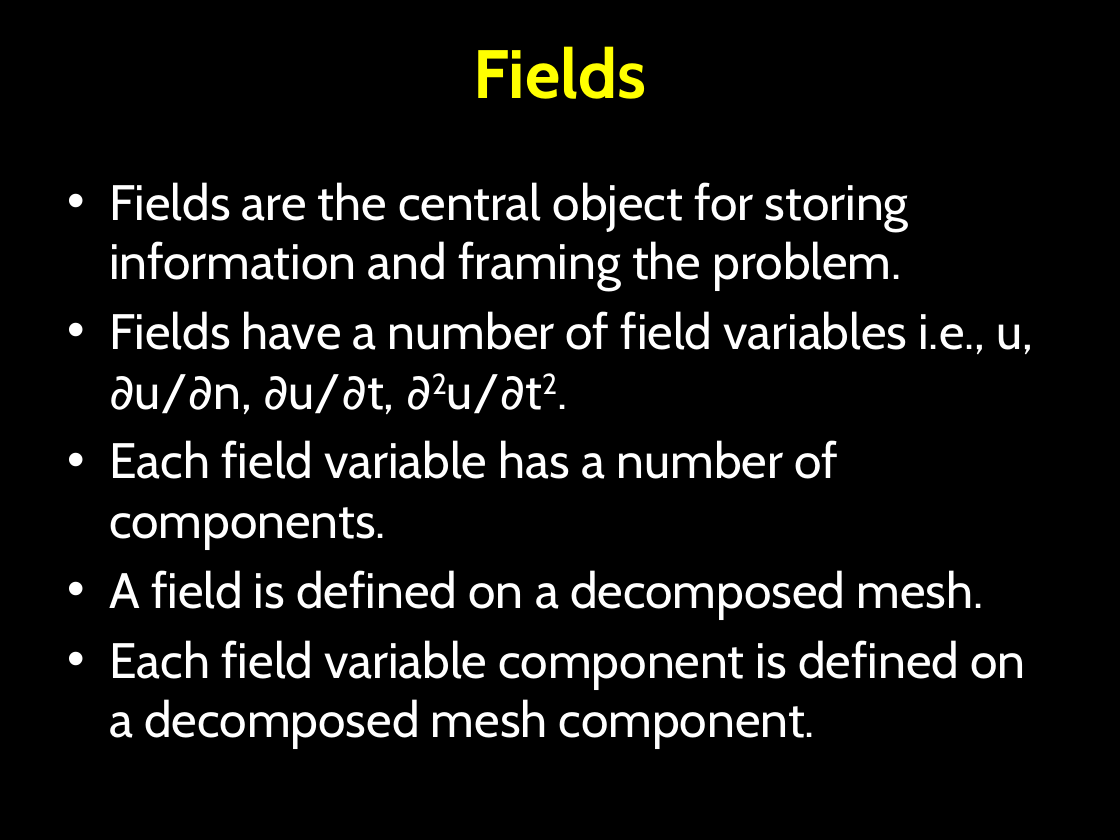
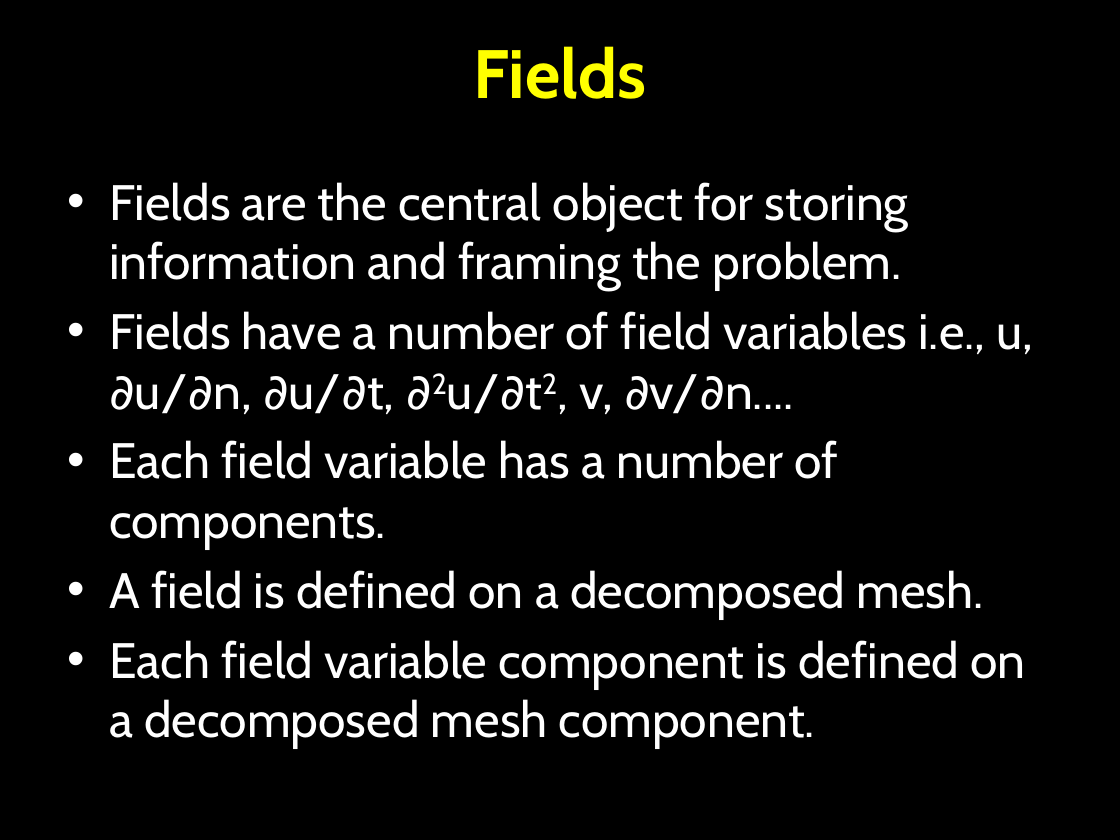
Before and after one commit to OpenCMISS/cm, a slide deck: slide 50 of doc/openCMISS.pptx (slide 42 before the commit). Drawn at 1120x840 pixels with LibreOffice and Linux fonts; fonts in the diff are those of the drawing. Boxes give left, top, right and bottom in pixels: in the first picture for what was removed or moved away, otherwise in the second. Text is boxed around its words. In the diff, an @@ line names an element or a change of style, - is before the commit and + after.

Commit message:
A number of changes. Commit for backup purposes.

```diff
--- a/doc/openCMISS.pptx
+++ b/doc/openCMISS.pptx
@@ text at (x1=109, y1=311, x2=1034, y2=415): text changed @@
-• Fields have a number of field variables i.e., u, ∂u/∂n, ∂u/∂t, ∂2u/∂t2.
+• Fields have a number of field variables i.e., u, ∂u/∂n, ∂u/∂t, ∂2u/∂t2, v, ∂v/∂n....
```
Also in this commit, not shown: 19 other slides changed, 12 slides added, 2 slides removed.
